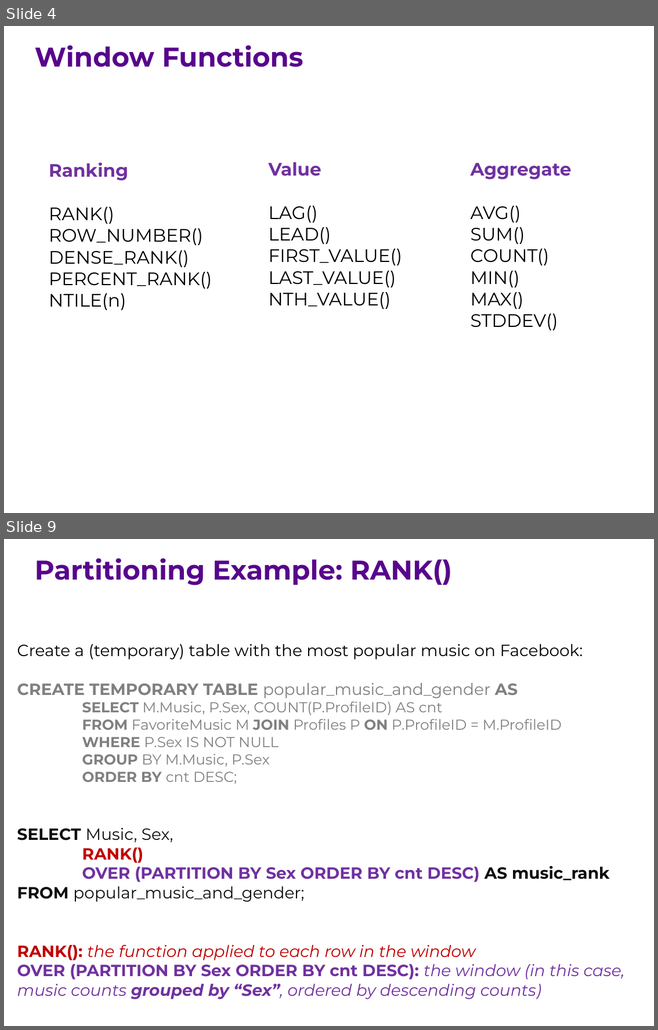
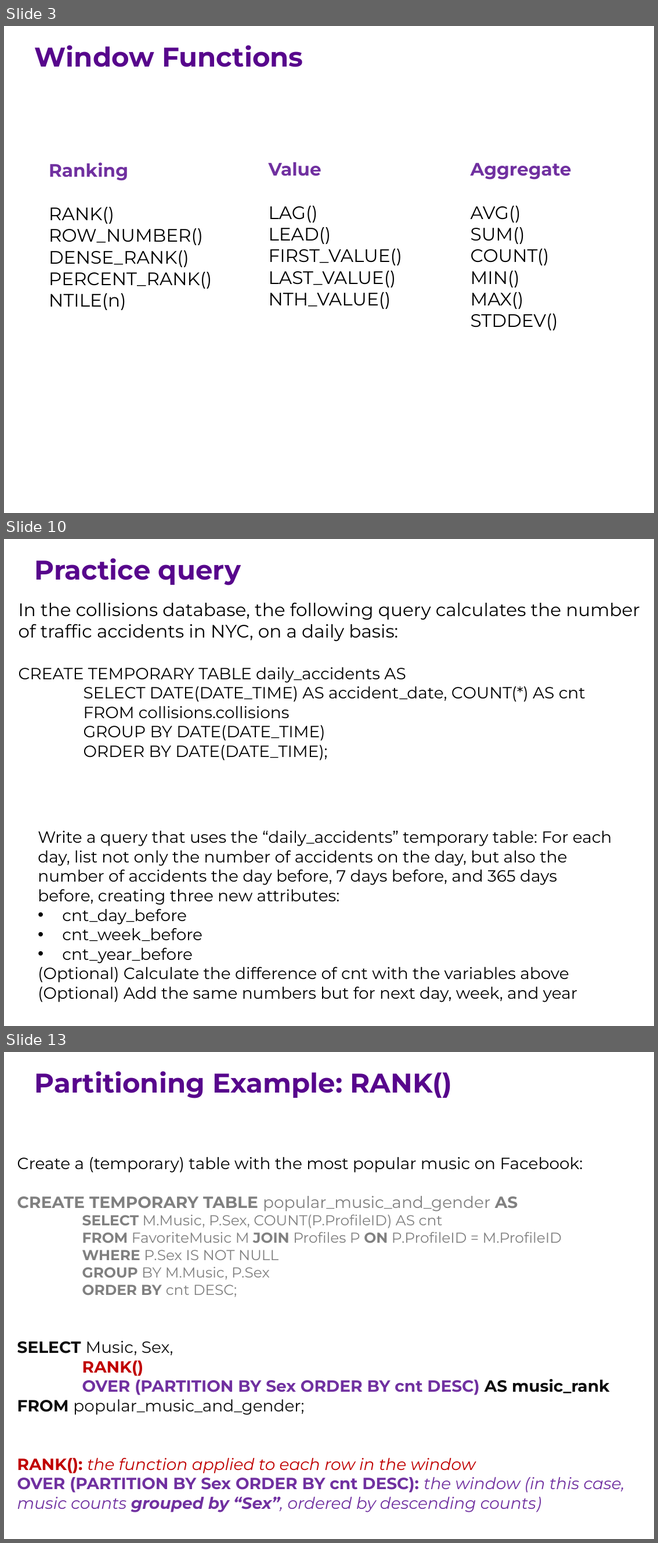
Before and after one commit to ipeirotis/introduction-to-databases, a slide deck: session7/G-Window_queries.pptx. Shown one above the other, each under a label of ours: slides 4 and 9 before the commit, slides 3, 10 and 13 after it; the slides between them are not shown. The pictures are 658x1030 and 658x1543 pixels, drawn with LibreOffice and Linux fonts; fonts in the diff are those of the drawing. Boxes give left, top, right and bottom in pixels: in the first picture for what was removed or moved away, otherwise in the second. Text is boxed around its words. In the diff, an @@ line names an element or a change of style, - is before the commit and + after.

```diff
--- a/session7/G-Window_queries.pptx
+++ b/session7/G-Window_queries.pptx
@@ slide 10 added at [4,539,654,1026], background #FFFFFF @@
@@ text added at [35,558,241,585], 30 pt, text #57068C, bold @@
+Practice query
@@ text added at [18,602,640,761], 18 pt, text #000000 @@
+In the collisions database, the following query calculates the number of traffic accidents in NYC, on a daily basis:
+CREATE TEMPORARY TABLE daily_accidents AS
+  SELECT DATE(DATE_TIME) AS accident_date, COUNT(*) AS cnt
+  FROM collisions.collisions
+  GROUP BY DATE(DATE_TIME)
+  ORDER BY DATE(DATE_TIME);
@@ text added at [38,831,611,1002], 18 pt, text #000000 @@
+Write a query that uses the “daily_accidents” temporary table: For each day, list not only the number of accidents on the day, but also the number of accidents the day before, 7 days before, and 365 days before, creating three new attributes:
+• cnt_day_before
+• cnt_week_before
+• cnt_year_before
+(Optional) Calculate the difference of cnt with the variables above
+(Optional) Add the same numbers but for next day, week, and year
@@ what was slide 4 is now slide 3 @@
@@ what was slide 9 is now slide 13 @@
```
Also in this commit, not shown: 7 slides changed, 8 other slides added, 2 slides removed.
